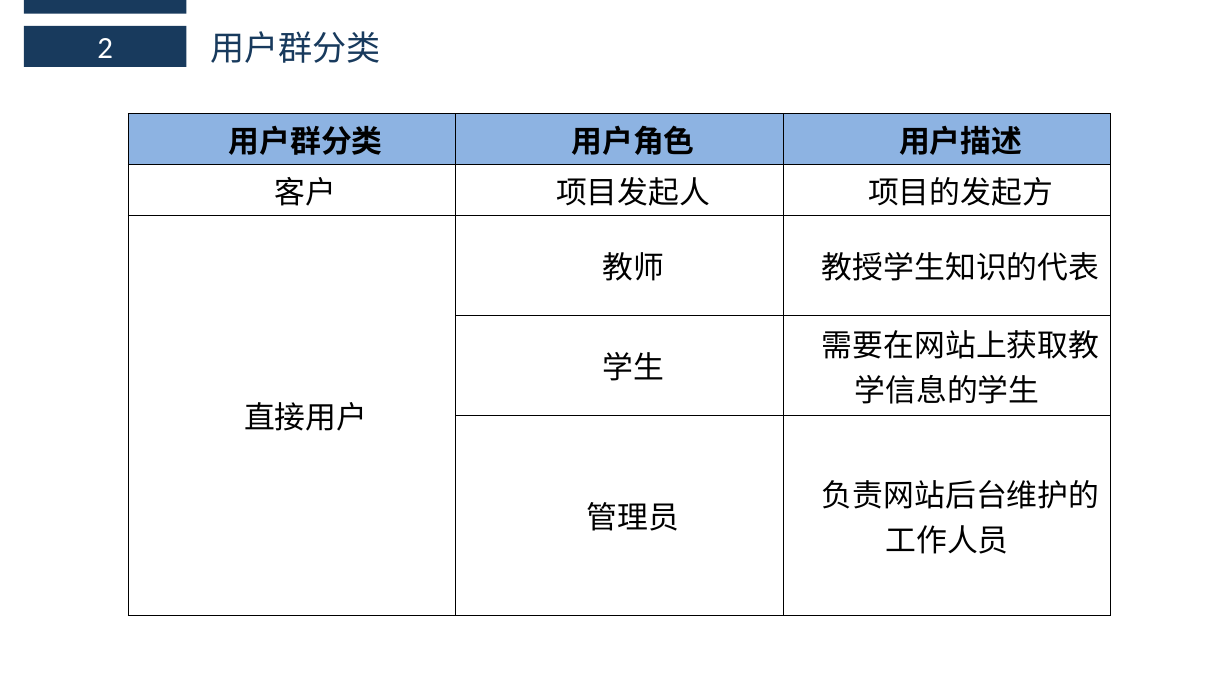
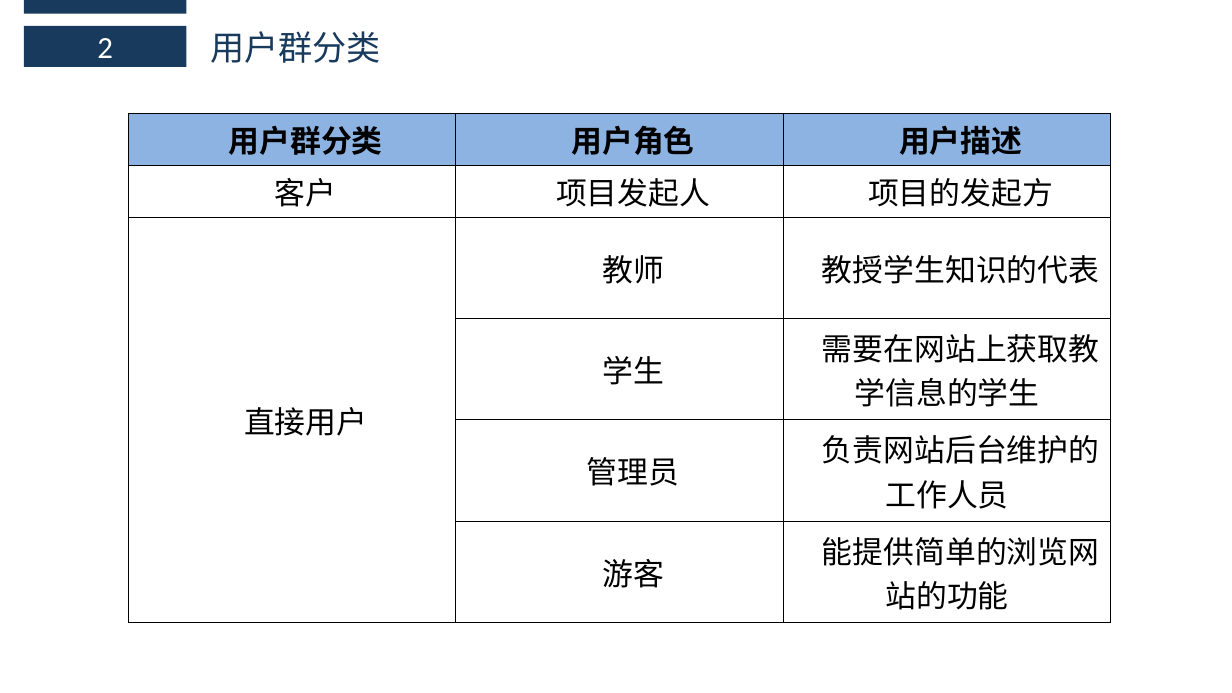
Before and after one commit to boboHh/AssistantTeaching, a slide deck: slide 4 of 非受控文档/01-江亮儒/PRD2018-G11-SRS.pptx. Drawn at 1232x693 pixels with LibreOffice and Linux fonts; fonts in the diff are those of the drawing. Boxes give left, top, right and bottom in pixels: in the first picture for what was removed or moved away, otherwise in the second. Text is boxed around its words. In the diff, an @@ line names an element or a change of style, - is before the commit and + after.

```diff
--- a/非受控文档/01-江亮儒/PRD2018-G11-SRS.pptx
+++ b/非受控文档/01-江亮儒/PRD2018-G11-SRS.pptx
@@ table at (x1=128, y1=114, x2=1110, y2=623) @@
+row 6:  | 游客 | 能提供简单的浏览网站的功能
```
Also in this commit, not shown: 1 other slide changed, 30 other files.
